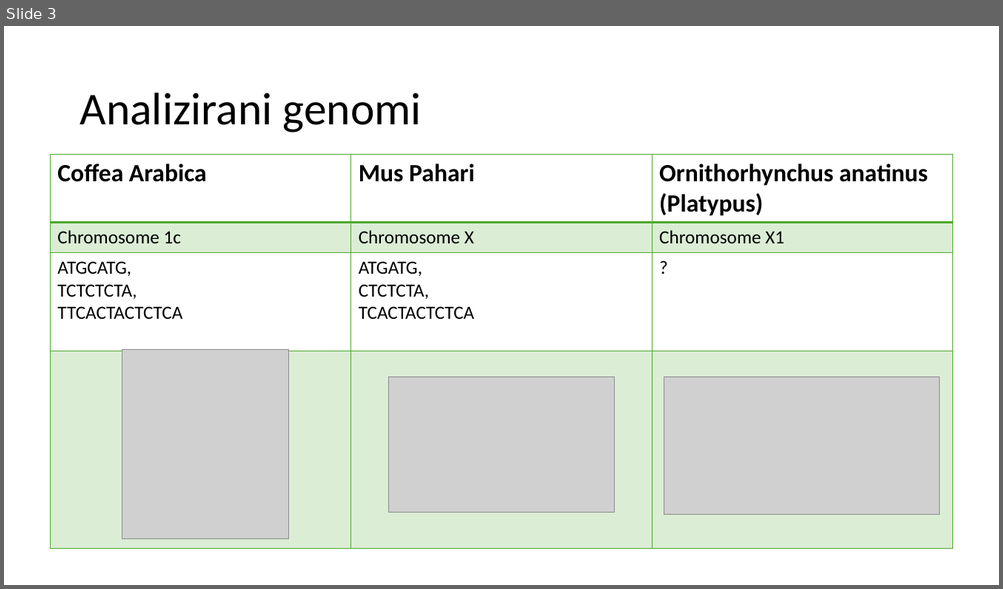
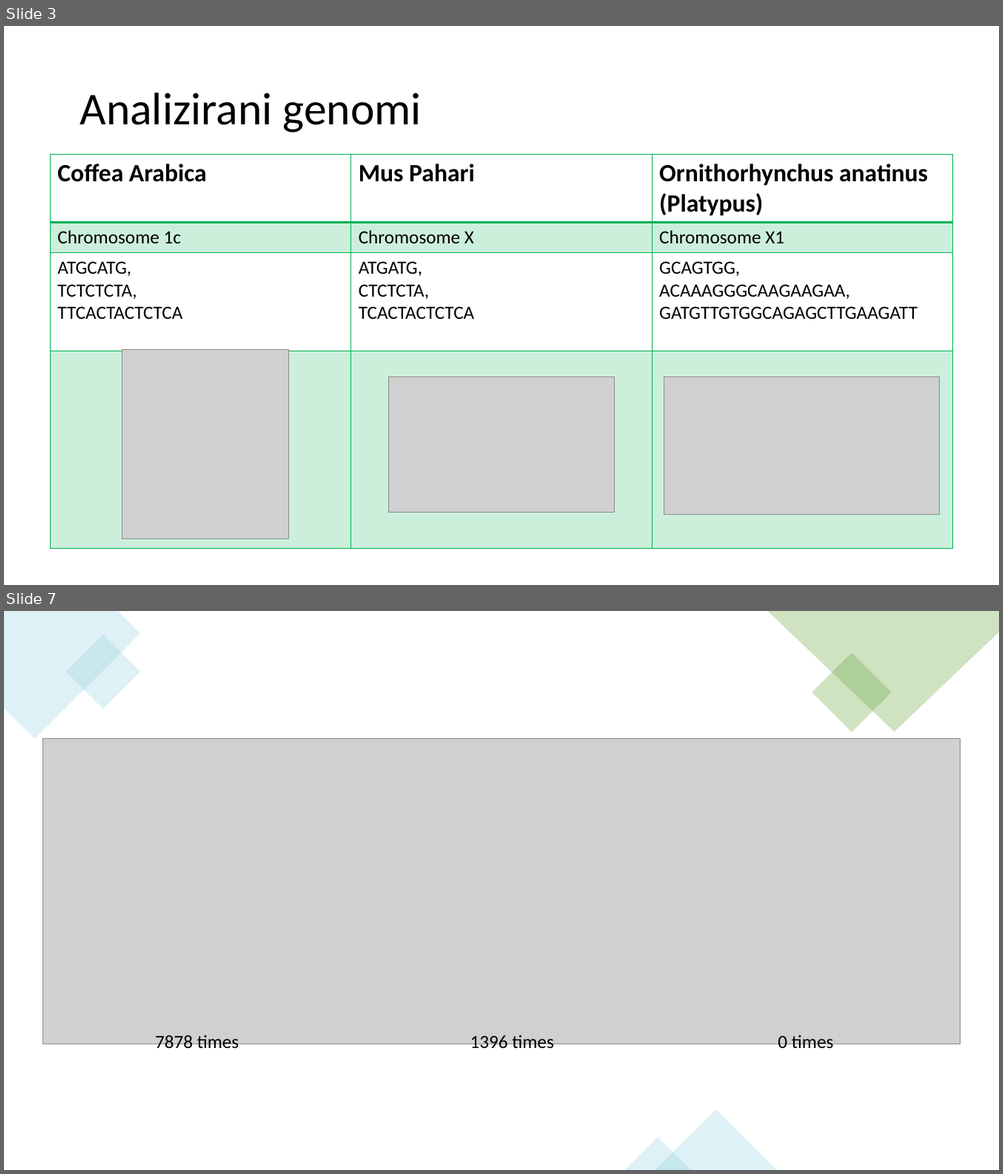
Before and after one commit to Anastasija42/genomska_informatika, a slide deck: Burrows-Wheeler transformacija i FM index.pptx. Shown one above the other, each under a label of ours: slide 3 before the commit, slides 3 and 7 after it; the slides between them are not shown. The pictures are 1003x589 and 1003x1174 pixels, drawn with LibreOffice and Linux fonts; fonts in the diff are those of the drawing; grey boxes stand for pictures. Boxes give left, top, right and bottom in pixels: in the first picture for what was removed or moved away, otherwise in the second. Text is boxed around its words. In the diff, an @@ line names an element or a change of style, - is before the commit and + after.

```diff
--- a/Burrows-Wheeler transformacija i FM index.pptx
+++ b/Burrows-Wheeler transformacija i FM index.pptx
@@ slide 7 added at (4,611,999,1170), background #FFFFFF @@
@@ freeform shape added at (4,611,141,739), fill #94D1E2 at 30% opacity @@
@@ freeform shape added at (767,611,999,732), fill #63A537 at 30% opacity @@
@@ rectangle added at (66,635,141,709), fill #94D1E2 at 30% opacity @@
@@ rectangle added at (811,653,891,732), fill #63A537 at 30% opacity @@
@@ picture added at (42,738,960,1045) @@
@@ text added at (155,1035,239,1054), 18 pt, text #000000 @@
+7878 times
@@ text added at (470,1035,554,1054), 18 pt, text #000000 @@
+1396 times
@@ text added at (777,1035,834,1054), 18 pt, text #000000 @@
+0 times
@@ triangle added at (654,1111,777,1170), fill #94D1E2 at 30% opacity @@
@@ triangle added at (625,1138,691,1170), fill #94D1E2 at 30% opacity @@
@@ slide 3 changed as well @@
@@ table at (51,154,952,546) @@
-row 3, column 3: ?
+row 3, column 3: GCAGTGG, / ACAAAGGGCAAGAAGAA, / GATGTTGTGGCAGAGCTTGAAGATT
@@ fill #4EA72E at 20% opacity to #00B050 at 20% opacity in 6 cells @@
@@ borders changed @@
```
Also in this commit, not shown: 3 other slides changed, 6 other slides added, 1 slide removed.
